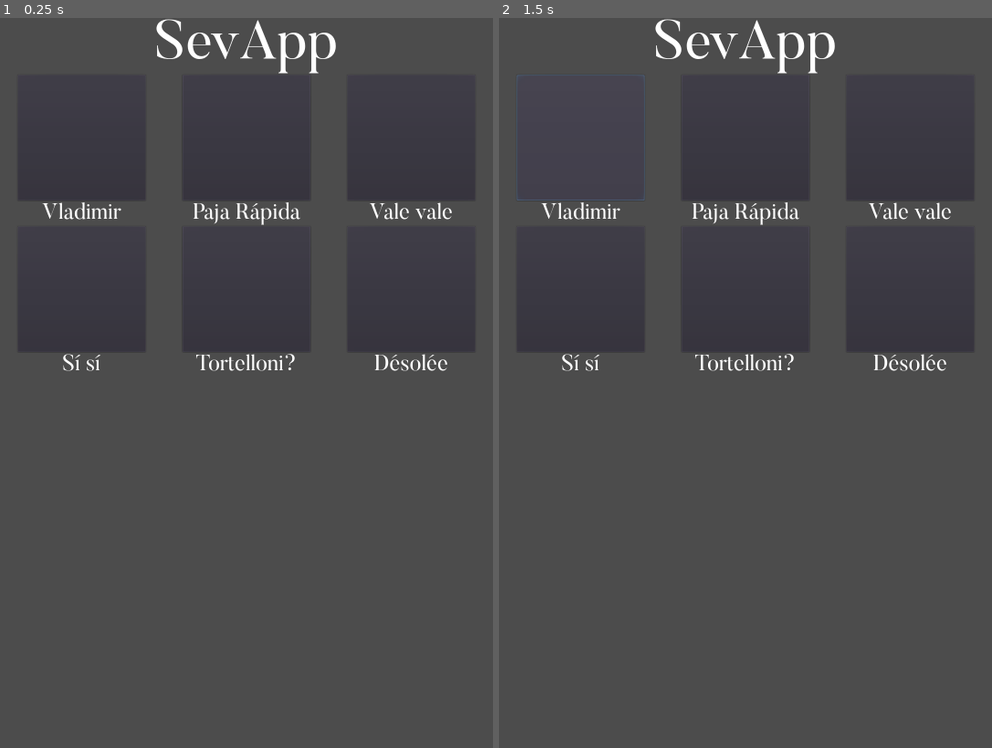
Above: before the commit, frames 1-2 (left to right).
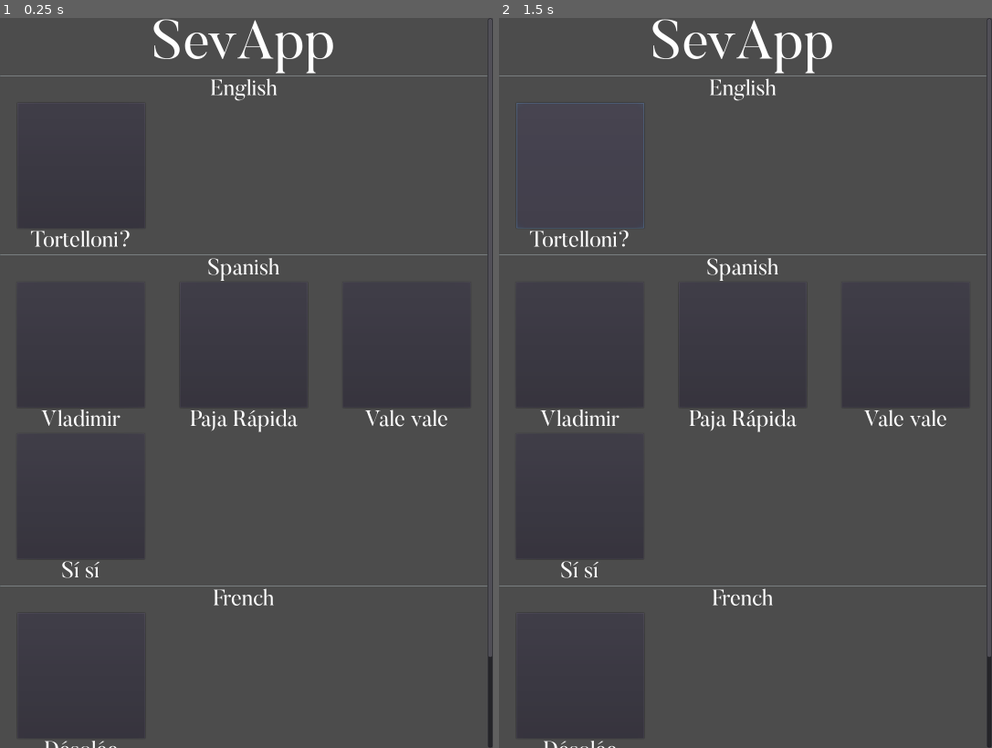
Above: after the commit, the same moments.

Repository: PKGaspi/SevApp
Game: Godot game, scene res://src/Main.tscn
Two runs of this game, one before a commit and one after it. Both use one fixed random seed, a clock stepped at 60 frames per second and the inputs below.
Inputs (mouse positions are in pixels of both pictures, inside the frame that each line leads up to):
- Up to frame 1 (0.25 s): no input
- Up to frame 2 (1.5 s): click (582, 134) at 0.52 s; click (582, 134) at 1.27 s

The runs differ from the first frame. In frame 1, 3.0% of the frame differs, in the area x 0-100%, y 0-100%; in frame 2, 3.2%.

Commit message:
Added README.md and restrouctured code
also fixed the icon :D

Diff:
--- a/project.godot
+++ b/project.godot
@@ -22,7 +22,11 @@
 
 config/name="SevApp"
 run/main_scene="res://src/Main.tscn"
-config/icon="res://icon.jpg"
+config/icon="res://icon.png"
+
+[autoload]
+
+global="*res://src/Global.gd"
 
 [display]
 
--- a/src/Global.gd
+++ b/src/Global.gd
@@ -1,8 +1,19 @@
-enum Languages {
+extends Node
+enum languages {
 	EN,
 	ES,
 	FR,
 	IT,
-	GE,
+	DE,
 	FI,
 }
+
+var language_names := [
+	"English",
+	"Spanish",
+	"French",
+	"Italian",
+	"German",
+	"Finnish",
+	"Russian",
+]
--- a/src/Main.gd
+++ b/src/Main.gd
@@ -1,37 +1,68 @@
 extends Control
 
-const DYNAMIC_LOAD = true
+const SOUND_BUTTON = preload("res://src/SoundButton.tscn")
+const FONT = preload("res://res/font.tres")
 
 const SOUNDS_PATH = "res://res/sounds"
-const SOUND_BUTTON = preload("res://src/SoundButton.tscn")
 
 
-onready var _buttons_container = $ScrollContainer/VBoxContainer/Buttons
+onready var _buttons_containers_node = $ScrollContainer/VBoxContainer
+
 
 func _ready() -> void:
-	if DYNAMIC_LOAD:
-		var dir := Directory.new()
-		var err = dir.open(SOUNDS_PATH)
-		if err == OK:
-			var buttons := []
-			dir.list_dir_begin()
-			var file_name := dir.get_next()
-			while file_name != "":
-				if dir.file_exists(file_name):
-					buttons.append(create_button(file_name))
-				file_name = dir.get_next()
-			print(buttons)
-			buttons.sort_custom(self, "sorter")
-			for button in buttons:
-				_buttons_container.add_child(button)
-				pass
-		else:
-			printerr("Error opening sounds path. ", err)
+	var dir := Directory.new()
+	var err = dir.open(SOUNDS_PATH)
+	if err != OK:
+		printerr("Error opening sounds directory. ", err)
+		return
+
+	# Create array of arrays of buttons, separated by language
+	var containers := []
+	for lang in global.languages:
+		containers.append([])
+
+	# Load resources
+	err = dir.list_dir_begin()
+	if err != OK:
+		printerr("Error listing sounds directory. ", err)
+		return
+
+	var file_name := dir.get_next()
+	while file_name != "":
+		if dir.file_exists(file_name):
+			var button = create_button(file_name)
+			containers[button.sound_data.language].append(button)
+		file_name = dir.get_next()
+
+	# Add containers per language
+	var i = 0
+	for container in containers:
+		container.sort_custom(self, "sorter")
+		# Create a new container for this language
+		var vbox = VBoxContainer.new()
+		var label = Label.new()
+		label.text = global.language_names[i]
+		label.add_font_override("font", FONT)
+		label.valign = Label.VALIGN_CENTER
+		label.align = Label.ALIGN_CENTER
+		var separator = HSeparator.new()
+		var grid = GridContainer.new()
+		grid.columns = 3
+		grid.name = global.language_names[i]
+		# Add nodes to the scene
+		_buttons_containers_node.add_child(vbox)
+		vbox.add_child(separator)
+		vbox.add_child(label)
+		vbox.add_child(grid)
+		i += 1
+		for button in container:
+			grid.add_child(button)
+
 
 
 
 func create_button(sound_name: String) -> SceneTree:
-	var res := ResourceLoader.load("%s/%s" % [SOUNDS_PATH, sound_name], "SoundData")
+	var res := ResourceLoader.load("%s/%s" % [SOUNDS_PATH, sound_name])
 	var button = SOUND_BUTTON.instance()
 	button.sound_data = res
 	button.name = "%s-SoundButton" % sound_name.substr(0, 3)
--- a/src/Main.tscn
+++ b/src/Main.tscn
@@ -40,11 +40,3 @@
 text = "SevApp"
 align = 1
 valign = 1
-
-[node name="Buttons" type="GridContainer" parent="ScrollContainer/VBoxContainer"]
-margin_top = 125.0
-margin_right = 1080.0
-margin_bottom = 125.0
-size_flags_horizontal = 3
-size_flags_vertical = 0
-columns = 3
--- a/src/SoundData.gd
+++ b/src/SoundData.gd
@@ -1,12 +1,10 @@
 class_name SoundData
 extends Resource
-
-const GLOBAL = preload("res://src/Global.gd")
 
 export var id: int
 export var title: String
 export(String, MULTILINE) var transcript: String
-export(GLOBAL.Languages) var language: int
+export(global.languages) var language: int
 export var stream: AudioStream
 
 func _ready() -> void:
Not shown, added: README.md
